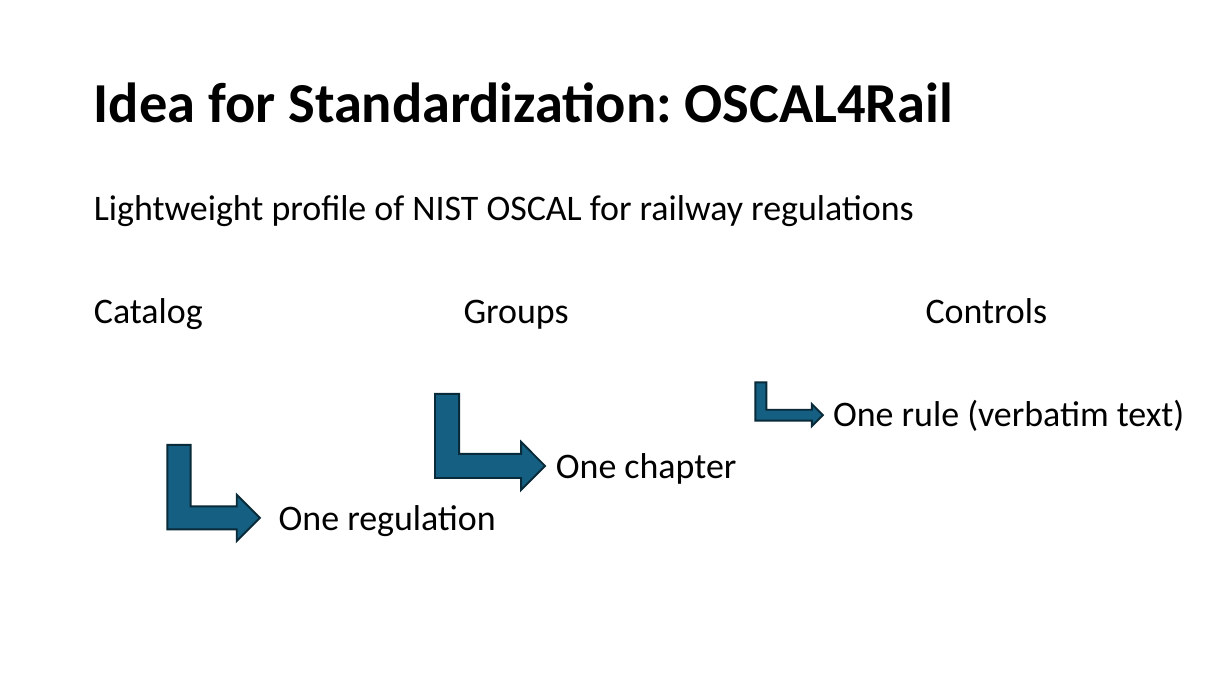
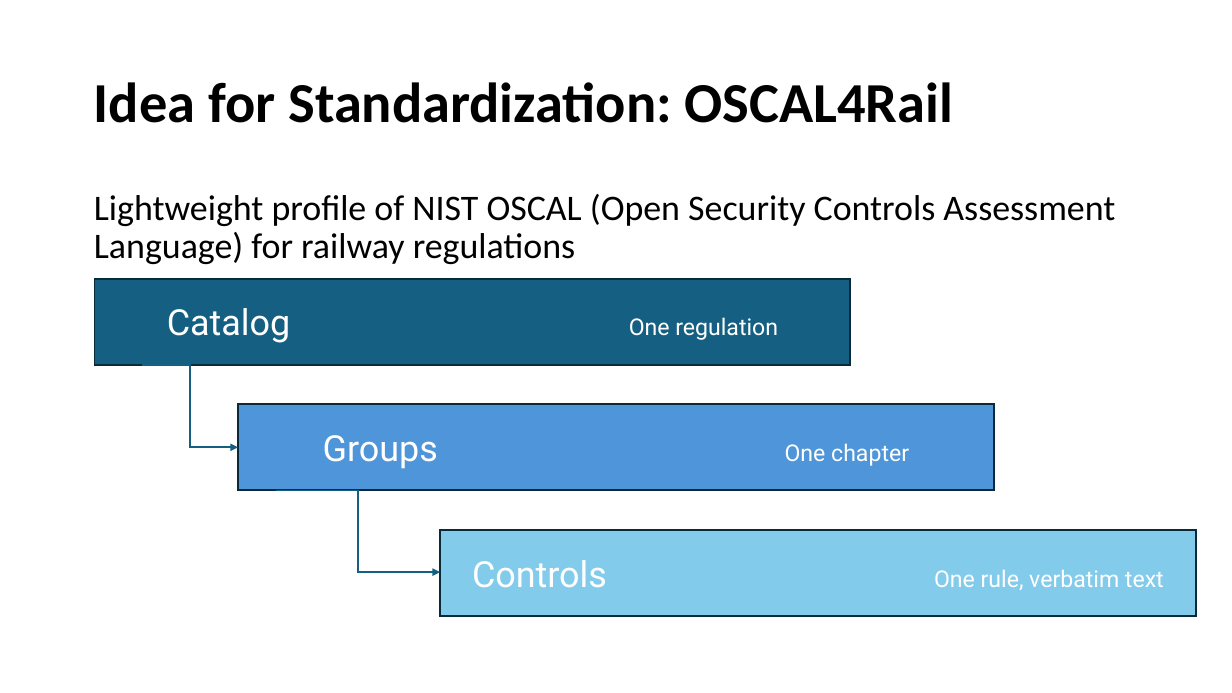
Before and after one commit to OpenRail-Playground/A38, a slide deck: slide 5 of whomakestherules/A38_H4R2026_Ch7.pptx (slide 4 before the commit). Drawn at 1232x693 pixels with LibreOffice and Linux fonts; fonts in the diff are those of the drawing; background and template pictures are left out. Boxes give left, top, right and bottom in pixels: in the first picture for what was removed or moved away, otherwise in the second. Text is boxed around its words. In the diff, an @@ line names an element or a change of style, - is before the commit and + after.

```diff
--- a/whomakestherules/A38_H4R2026_Ch7.pptx
+++ b/whomakestherules/A38_H4R2026_Ch7.pptx
@@ text at <box>94,194,1115,264</box>: text changed @@
-Lightweight profile of NIST OSCAL for railway regulations
-Catalog Groups Controls
-One rule (verbatim text)
-One chapter
-One regulation
+Lightweight profile of NIST OSCAL (Open Security Controls Assessment Language) for railway regulations
@@ rectangle added at <box>94,278,850,364</box>, fill #156082, outline #092A39 1.5 pt, 18 pt, text #FFFFFF @@
+Catalog One regulation
@@ elbow arrow added from (141, 365) to (238, 447), #156082 1.5 pt @@
@@ bent up arrow removed at <box>755,383,823,426</box> @@
@@ rectangle added at <box>238,405,994,491</box>, fill #4E95D9, outline #092A39 1.5 pt, 18 pt, text #FFFFFF @@
+Groups One chapter
@@ bent up arrow removed at <box>435,394,545,490</box> @@
@@ bent up arrow removed at <box>167,445,260,541</box> @@
@@ elbow arrow added from (275, 491) to (440, 572), #156082 1.5 pt @@
@@ rectangle added at <box>440,531,1196,616</box>, fill #83CBEB, outline #092A39 1.5 pt, 18 pt, text #FFFFFF @@
+Controls One rule, verbatim text
```
Also in this commit, not shown: 4 other slides changed, 3 slides added, 1 slide removed, 2 other files.
